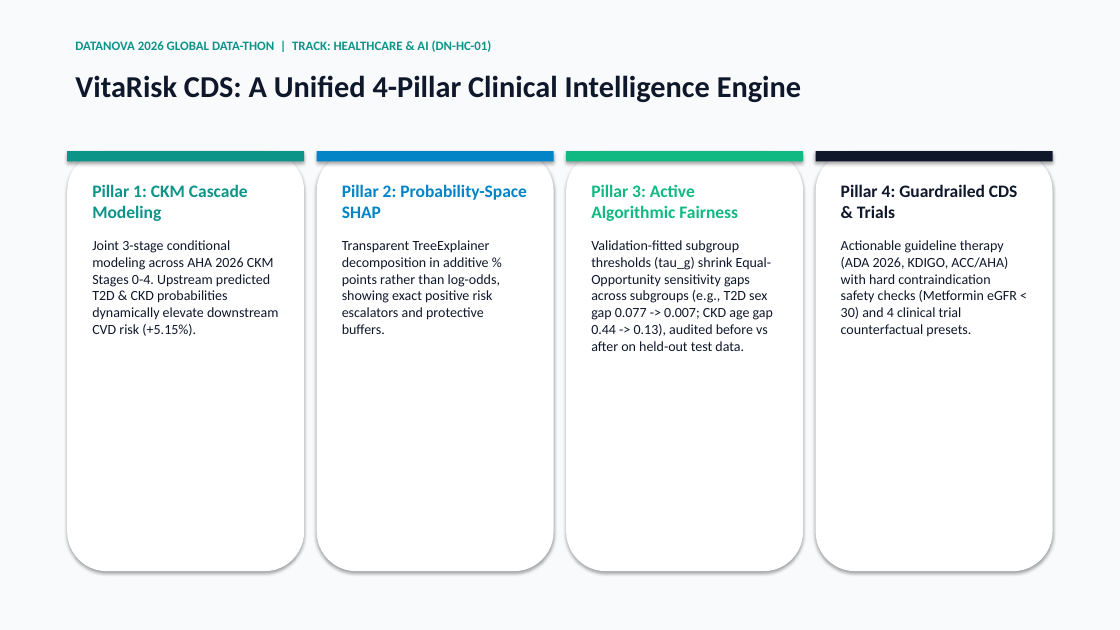
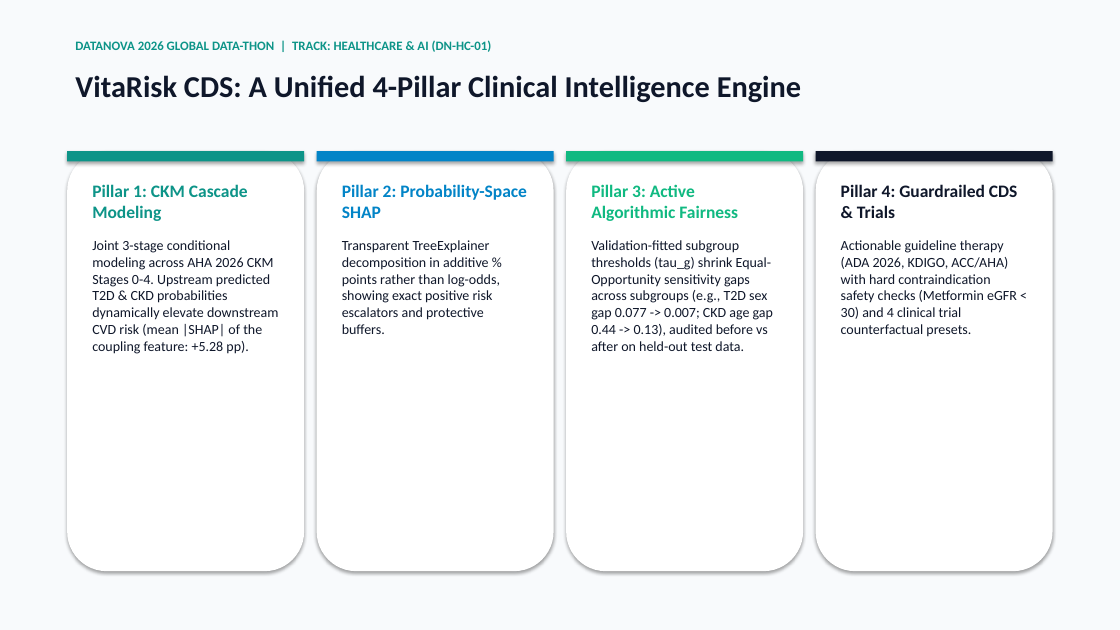
Before and after one commit to armageden/vitarisk-cds, a slide deck: slide 3 of presentation/VitaRisk_CDS_DataNova2026_Presentation.pptx. Drawn at 1120x630 pixels with LibreOffice and Linux fonts; fonts in the diff are those of the drawing. Boxes give left, top, right and bottom in pixels: in the first picture for what was removed or moved away, otherwise in the second. Text is boxed around its words. In the diff, an @@ line names an element or a change of style, - is before the commit and + after.

Commit message:
fix(audit): 8 frontend bugs, honest fairness badges (ses_group binding), string interventions + smoking coupling, Gates 1-4 test coverage, docs re-aligned to artifacts, screenshots & deck regenerated

```diff
--- a/presentation/VitaRisk_CDS_DataNova2026_Presentation.pptx
+++ b/presentation/VitaRisk_CDS_DataNova2026_Presentation.pptx
@@ text at box(92, 240, 278, 354): text changed @@
-Joint 3-stage conditional modeling across AHA 2026 CKM Stages 0-4. Upstream predicted T2D & CKD probabilities dynamically elevate downstream CVD risk (+5.15%).
+Joint 3-stage conditional modeling across AHA 2026 CKM Stages 0-4. Upstream predicted T2D & CKD probabilities dynamically elevate downstream CVD risk (mean |SHAP| of the coupling feature: +5.28 pp).
```
Also in this commit, not shown: 2 other slides changed, 21 other files.
